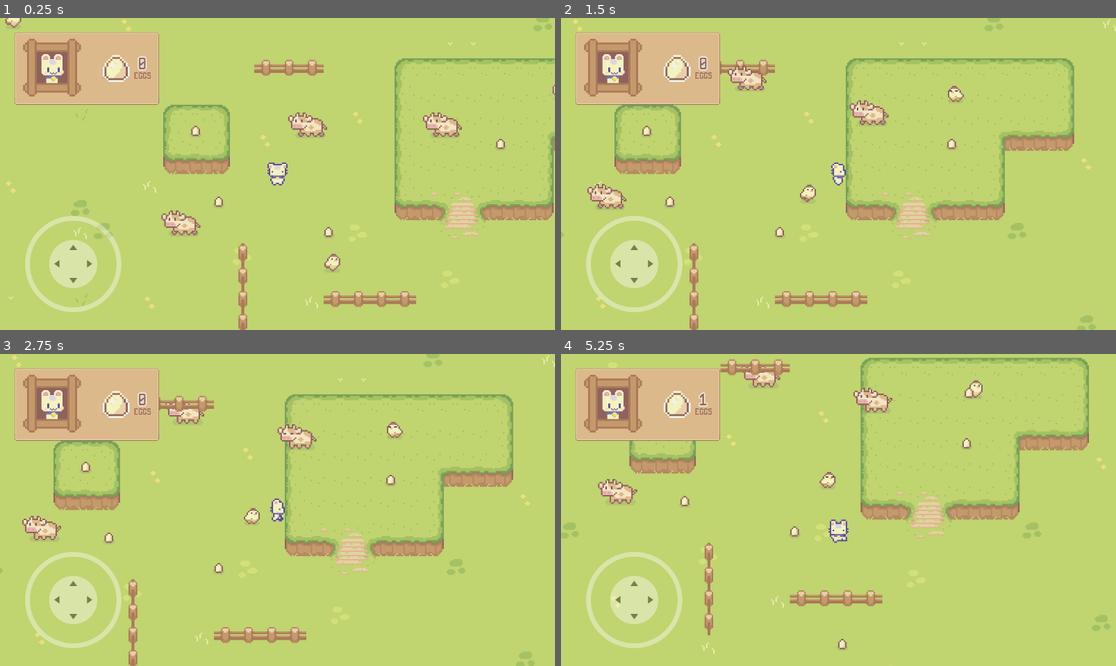
Above: before the commit, frames 1-4 (two rows, left to right).
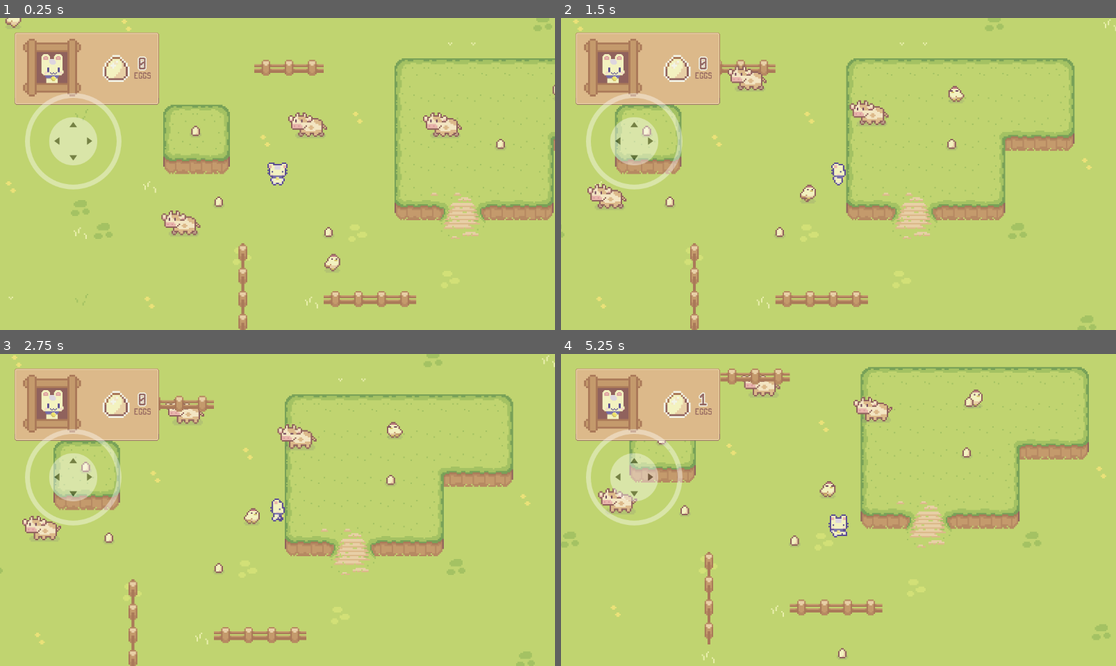
Above: after the commit, the same moments.

Repository: kwhitejr/godot-examples
Game: Godot game, scene res://src/examples/top-down-controller/top-down-controller.tscn
Two runs of this game, one before a commit and one after it. Both use one fixed random seed, a clock stepped at 60 frames per second and the inputs below.
Inputs (mouse positions are in pixels of both pictures, inside the frame that each line leads up to):
- Up to frame 1 (0.25 s): no input
- Up to frame 2 (1.5 s): move the mouse to (960, 158) at 0.52 s; hold D (move_right) 0.53-1.25 s; click (960, 158) at 0.6 s; drag from (727, 189) to (949, 142) at 1.27 s
- Up to frame 3 (2.75 s): move the mouse to (333, 441) at 2.02 s; hold D (move_right) from 2.03 s (still down); click (333, 441) at 2.1 s
- Up to frame 4 (5.25 s): release D (move_right) at 2.75 s; tap Enter at 2.75, 4.25 s; drag from (810, 572) to (949, 478) at 2.77 s; tap Space at 3.5 s; move the mouse to (1005, 556) at 3.52 s; hold A (move_left) 3.53-4.25 s; click (1005, 556) at 3.6 s; drag from (672, 463) to (966, 478) at 4.27 s; move the mouse to (866, 510) at 5.02 s; hold S (move_down) from 5.03 s (still down); click (866, 510) at 5.1 s

The runs differ from the first frame. In frame 1, 3.7% of the frame differs, in the area x 4-22%, y 24-95%; in frame 2, 4.4%; in frame 3, 3.7%; in frame 4, 14%, in the area x 0-99%, y 1-100%.

Commit message:
Dynamic screen size (#3)
* touch controls via addon

* Fix joystick

Diff:
--- a/godot/project.godot
+++ b/godot/project.godot
@@ -64,6 +64,8 @@
 
 pointing/emulate_touch_from_mouse=true
 pointing/emulate_mouse_from_touch=false
+pointing/stretch/aspect="expand"
+pointing/stretch/mode="viewport"
 
 [rendering]
 
--- a/godot/src/characters/player/player.gd
+++ b/godot/src/characters/player/player.gd
@@ -1,7 +1,7 @@
 class_name Player
 extends CharacterBody2D
 
-@export var speed : float = 200.0
+@export var speed : float = 150.0
 
 signal player_idle(normalized : Vector2)
 signal player_walk(normalized : Vector2)
--- a/godot/src/examples/top-down-controller/top-down-controller.tscn
+++ b/godot/src/examples/top-down-controller/top-down-controller.tscn
@@ -452,7 +452,7 @@
 [node name="TouchControls" parent="Control" instance=ExtResource("2_01hwg")]
 
 [node name="Player" parent="." instance=ExtResource("1_jnlgi")]
-speed = 200.0
+speed = 150.0
 
 [node name="Camera2D" type="Camera2D" parent="."]
 z_index = 2
--- a/godot/src/ui/touch-controls/touch_controls.tscn
+++ b/godot/src/ui/touch-controls/touch_controls.tscn
@@ -16,10 +16,7 @@
 
 [node name="Virtual Joystick" parent="HBoxContainer" instance=ExtResource("1_0mk50")]
 modulate = Color(1, 1, 1, 0.392157)
-layout_mode = 2
-size_flags_horizontal = 4
-size_flags_vertical = 8
-pressed_color = Color(1, 0.0654003, 0.291445, 1)
+pressed_color = Color(0.00929732, 0.523018, 0.667236, 1)
 clampzone_size = 100.0
 joystick_mode = 1
 action_left = "move_left"
